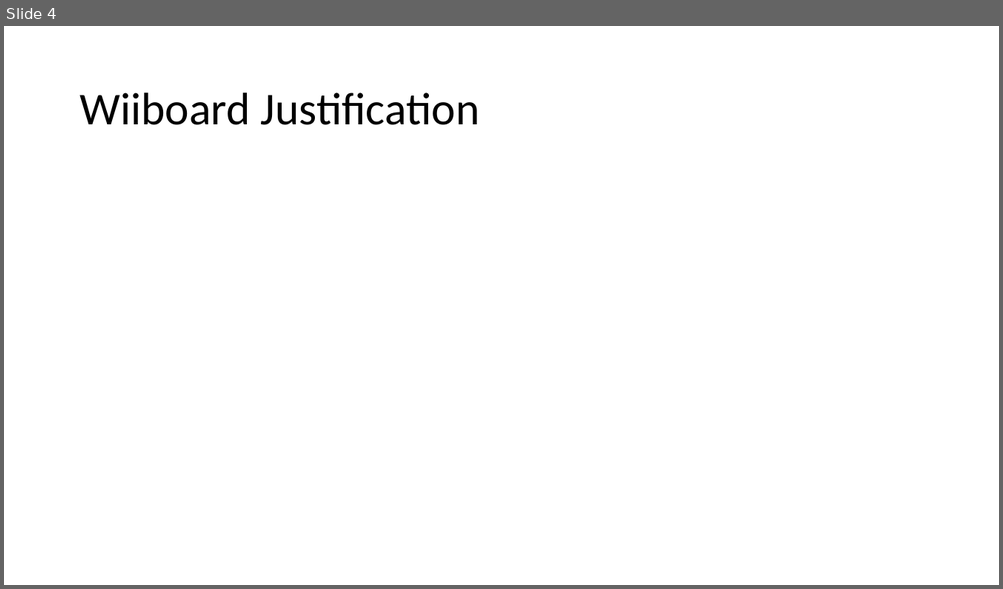
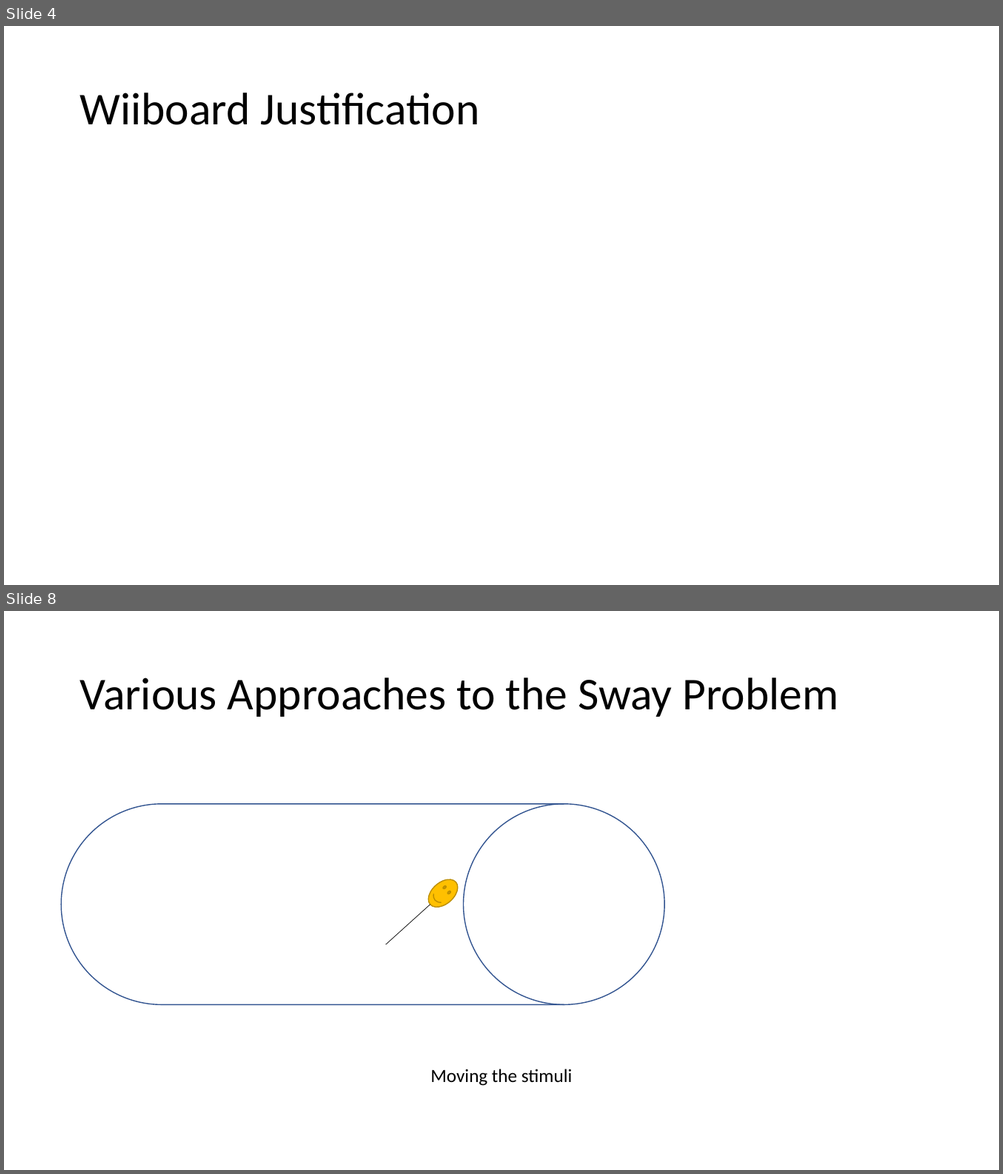
Before and after one commit to colonbrack3t/Final-Year-Project-2022, a slide deck: Final Year Project.pptx. Shown one above the other, each under a label of ours: slide 4 before the commit, slides 4 and 8 after it; the slides between them are not shown. The pictures are 1003x589 and 1003x1174 pixels, drawn with LibreOffice and Linux fonts; fonts in the diff are those of the drawing. Boxes give left, top, right and bottom in pixels: in the first picture for what was removed or moved away, otherwise in the second. Text is boxed around its words. In the diff, an @@ line names an element or a change of style, - is before the commit and + after.

```diff
--- a/Final Year Project.pptx
+++ b/Final Year Project.pptx
@@ slide 8 added at (4,611,999,1170), background #FFFFFF @@
@@ title added at (79,678,839,717), 44 pt, text #000000 @@
+Various Approaches to the Sway Problem
@@ flow chart magnetic drum added at (62,804,664,1005), outline #325491 1 pt @@
@@ smiley face added at (423,874,463,913), fill #FFC000, outline #BD8E00 1 pt @@
@@ line added from (430, 905) to (386, 945), #000000 0.5 pt @@
@@ text added at (430,1069,572,1086), 18 pt, text #000000 @@
+Moving the stimuli
```
Also in this commit, not shown: 3 slides changed, 4 other slides added, 1 other file.
